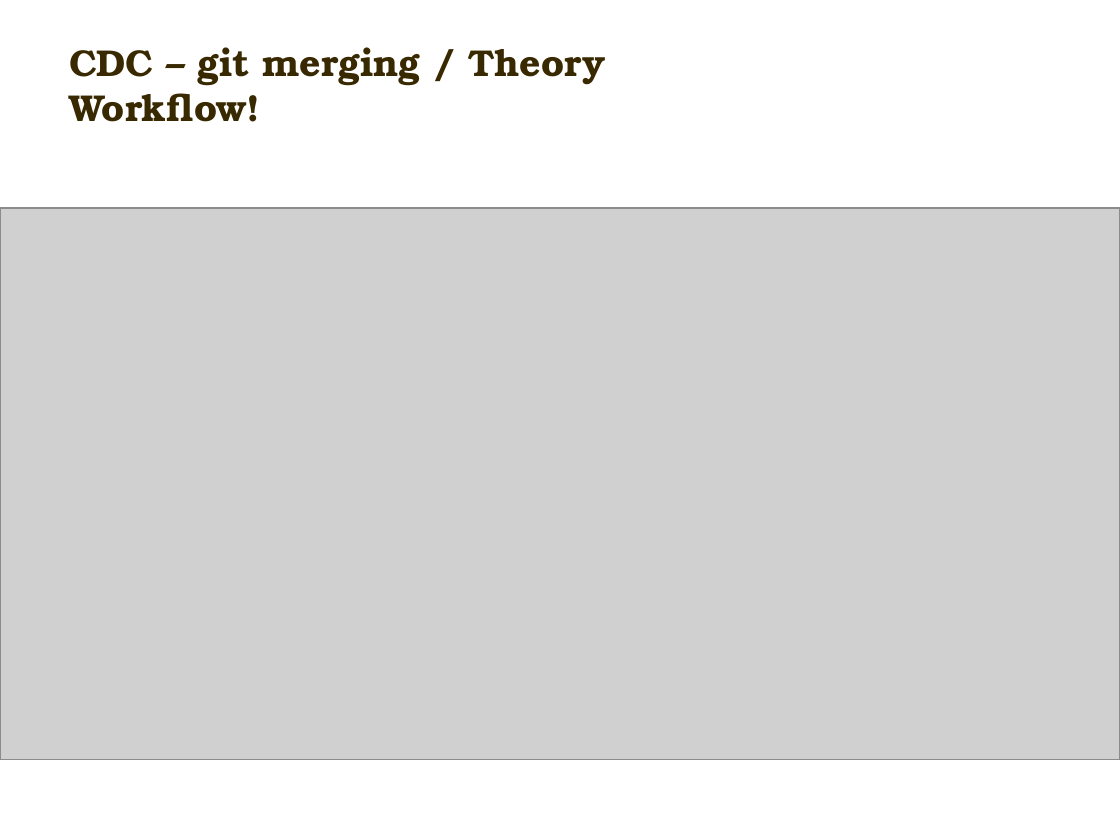
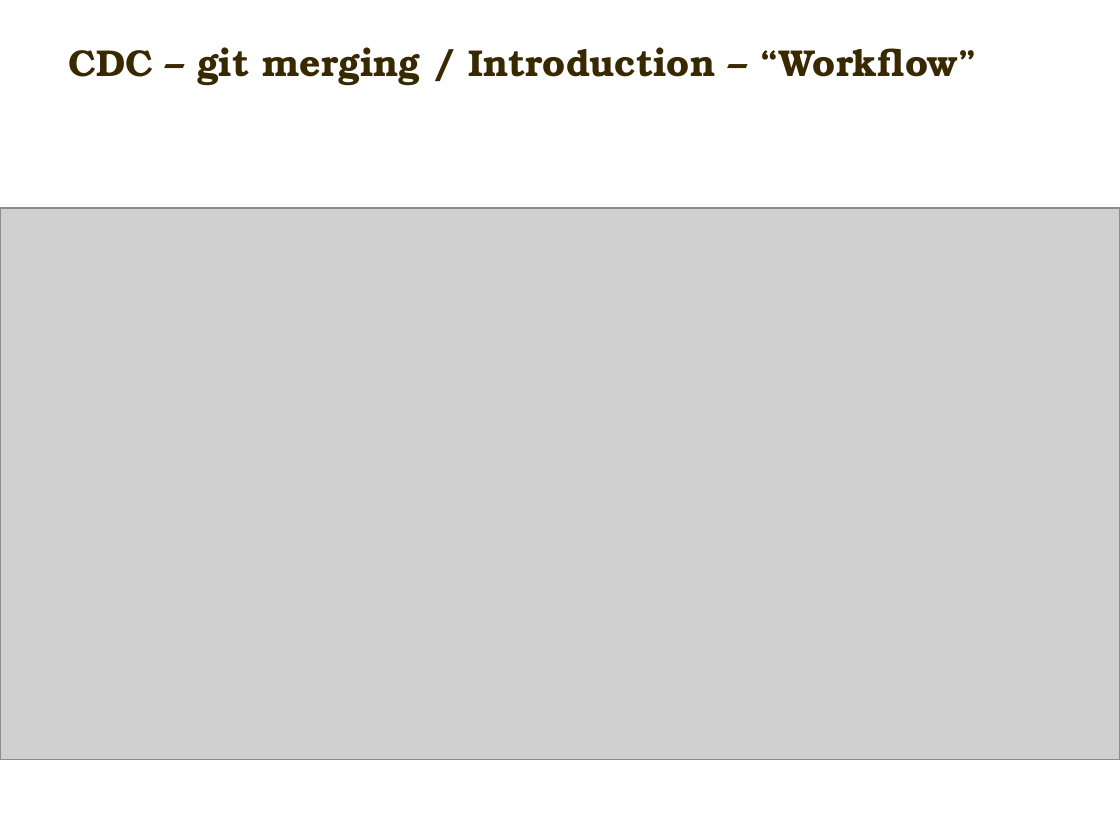
Before and after one commit to carlmitrais/wisdom, a slide deck: slide 2 of cdc_git_ws1.pptx. Drawn at 1120x840 pixels with LibreOffice and Linux fonts; fonts in the diff are those of the drawing; grey boxes stand for pictures; background and template pictures are left out. Boxes give left, top, right and bottom in pixels: in the first picture for what was removed or moved away, otherwise in the second. Text is boxed around its words. In the diff, an @@ line names an element or a change of style, - is before the commit and + after.

Commit message:
changed workflow to basic merge and took rebase as additional

```diff
--- a/cdc_git_ws1.pptx
+++ b/cdc_git_ws1.pptx
@@ text at <box>69,47,978,86</box>: text changed @@
-CDC – git merging / Theory
-Workflow!
+CDC – git merging / Introduction – “Workflow”
```
Also in this commit, not shown: 12 other slides changed, 2 slides added.
